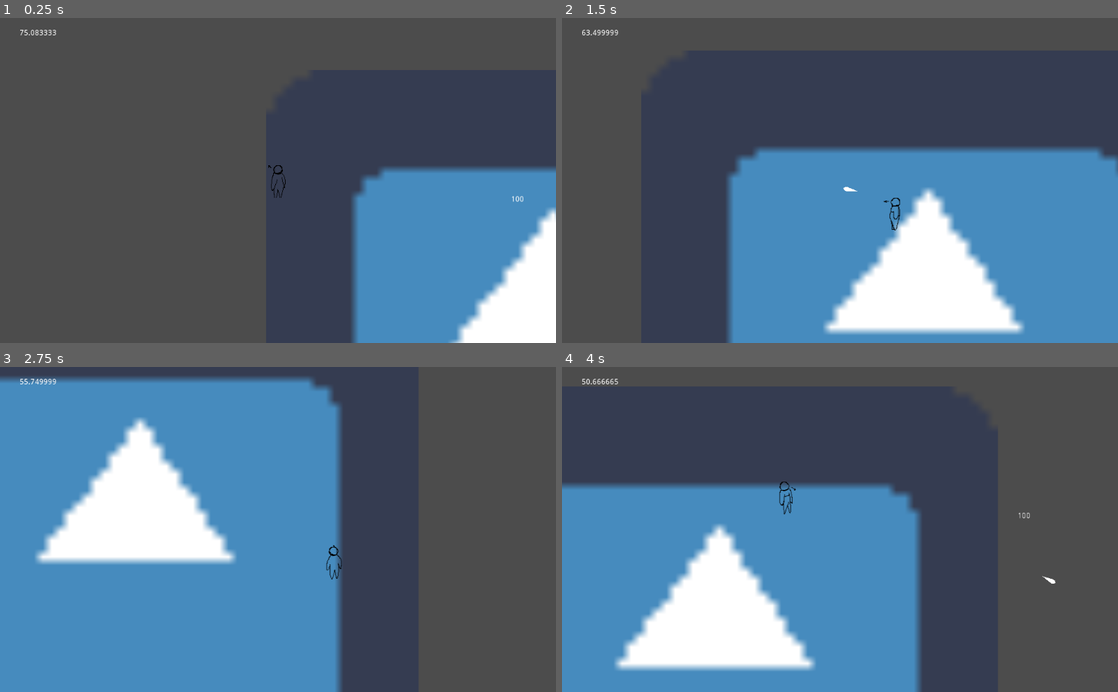
Above: before the commit, frames 1-4 (two rows, left to right).
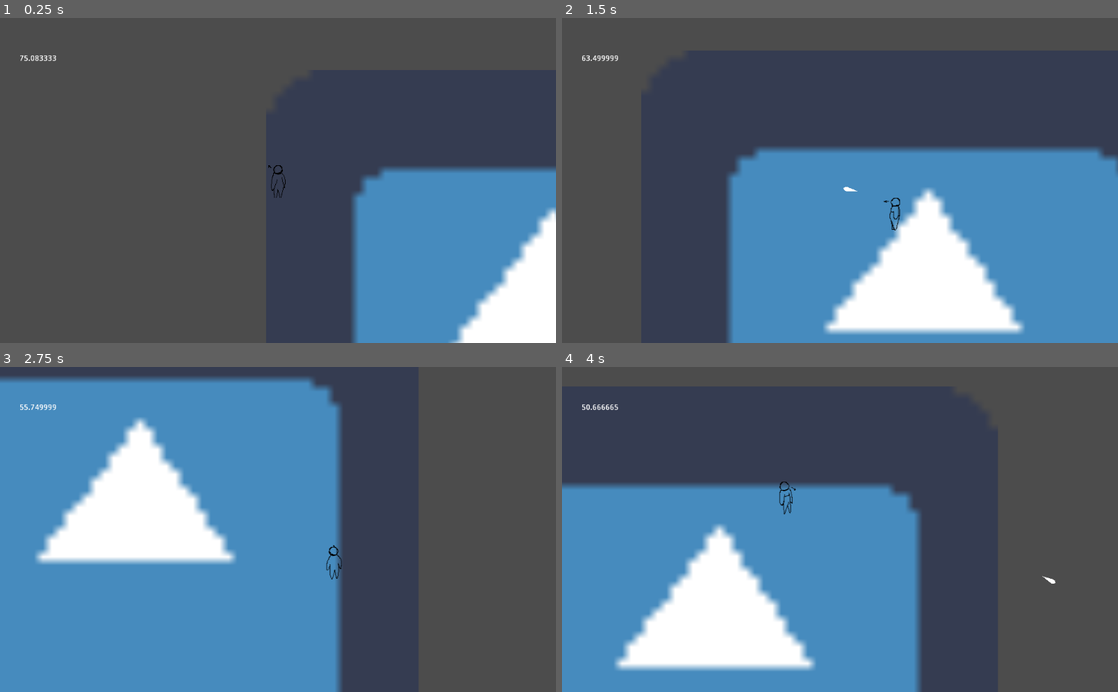
Above: after the commit, the same moments.

Repository: Aast12/Battle-City
Game: Godot game, scene res://Node.tscn
The game is run twice, just before and just after one commit, with the same random seed, the same clock (stepped at 60 frames per second) and the same inputs. The project has no main scene, so this scene is started directly. The engine's default icon, where the game draws it, is replaced by a stand-in: a white triangle on a blue panel in a dark square.
Inputs (mouse positions are in pixels of both pictures, inside the frame that each line leads up to):
- Up to frame 1 (0.25 s): no input
- Up to frame 2 (1.5 s): tap Enter at 0.5 s; move the mouse to (962, 164) at 0.52 s; hold D 0.53-1.28 s; hold Shift 0.53-1.28 s; click (962, 164) at 0.67 s; move the mouse to (728, 196) at 1.27 s; hold S from 1.28 s (still down); tap Shift at 1.35 s; click (728, 196) at 1.42 s
- Up to frame 3 (2.75 s): move the mouse to (333, 458) at 2.02 s; release S at 2.03 s; hold D from 2.03 s (still down); hold Shift from 2.03 s (still down); click (333, 458) at 2.17 s
- Up to frame 4 (4 s): move the mouse to (812, 594) at 2.77 s; release D at 2.78 s; release Shift at 2.78 s; hold W 2.78-3.53 s; tap Shift at 2.85 s; click (812, 594) at 2.92 s; move the mouse to (1006, 578) at 3.52 s; hold A from 3.53 s (still down); hold Shift from 3.53 s (still down); click (1006, 578) at 3.67 s

The runs differ from the first frame. In frame 1, 0.1% of the frame differs, in the area x 3-95%, y 3-57%; in frame 2, 0.1%; in frame 3, 0.1%; in frame 4, 0.1%, in the area x 3-85%, y 3-47%.
Error after the commit: Parse Error: Indented block expected after declaration of "_draw" function. (res://HP.gd:9)

Commit message:
hp label is now static

Diff:
--- a/source/HP.gd
+++ b/source/HP.gd
@@ -3,5 +3,7 @@
 var hud_hp
 
 func _process(delta):
-	hud_hp = get_parent().hp
+	hud_hp = get_parent().get_parent().get_parent().hp
 	text = str(hud_hp)
+
+func _draw():
--- a/source/Player.tscn
+++ b/source/Player.tscn
@@ -2,14 +2,14 @@
 
 [ext_resource path="res://Player.gd" type="Script" id=1]
 [ext_resource path="res://Bullet.tscn" type="PackedScene" id=2]
-[ext_resource path="res://Art/left.png" type="Texture" id=3]
-[ext_resource path="res://Art/right.png" type="Texture" id=4]
+[ext_resource path="res://Art/right.png" type="Texture" id=3]
+[ext_resource path="res://Art/left.png" type="Texture" id=4]
 [ext_resource path="res://Art/up.png" type="Texture" id=5]
 [ext_resource path="res://Art/down.png" type="Texture" id=6]
 [ext_resource path="res://Art/down_left.png" type="Texture" id=7]
-[ext_resource path="res://Art/up_left.png" type="Texture" id=8]
-[ext_resource path="res://Art/up_right.png" type="Texture" id=9]
-[ext_resource path="res://Art/down_right.png" type="Texture" id=10]
+[ext_resource path="res://Art/down_right.png" type="Texture" id=8]
+[ext_resource path="res://Art/up_left.png" type="Texture" id=9]
+[ext_resource path="res://Art/up_right.png" type="Texture" id=10]
 [ext_resource path="res://STAMINA.gd" type="Script" id=11]
 [ext_resource path="res://HP.gd" type="Script" id=12]
 
@@ -18,12 +18,12 @@
 animations = [ {
 "frames": [ ExtResource( 3 ) ],
 "loop": true,
-"name": "left",
+"name": "right",
 "speed": 5.0
 }, {
 "frames": [ ExtResource( 4 ) ],
 "loop": true,
-"name": "right",
+"name": "left",
 "speed": 5.0
 }, {
 "frames": [ ExtResource( 5 ) ],
@@ -43,17 +43,17 @@
 }, {
 "frames": [ ExtResource( 8 ) ],
 "loop": true,
-"name": "up left",
+"name": "down right",
 "speed": 5.0
 }, {
 "frames": [ ExtResource( 9 ) ],
 "loop": true,
-"name": "up right",
+"name": "up left",
 "speed": 5.0
 }, {
 "frames": [ ExtResource( 10 ) ],
 "loop": true,
-"name": "down right",
+"name": "up right",
 "speed": 5.0
 } ]
 _sections_unfolded = [ "Resource" ]
@@ -133,9 +133,9 @@
 anchor_right = 0.0
 anchor_bottom = 0.0
 margin_left = 36.0
-margin_top = 21.0
+margin_top = 68.0
 margin_right = 80.0
-margin_bottom = 35.0
+margin_bottom = 82.0
 rect_pivot_offset = Vector2( 0, 0 )
 rect_clip_content = false
 mouse_filter = 2
@@ -147,16 +147,37 @@
 max_lines_visible = -1
 script = ExtResource( 11 )
 
-[node name="HP" type="Label" parent="." index="4"]
+[node name="STAMINA2" type="Label" parent="Camera2d/CanvasLayer" index="1"]
 
 anchor_left = 0.0
 anchor_top = 0.0
 anchor_right = 0.0
 anchor_bottom = 0.0
-margin_left = 428.861
-margin_top = 28.4143
-margin_right = 468.861
-margin_bottom = 42.4143
+margin_left = 36.0
+margin_top = 68.0
+margin_right = 80.0
+margin_bottom = 82.0
+rect_pivot_offset = Vector2( 0, 0 )
+rect_clip_content = false
+mouse_filter = 2
+mouse_default_cursor_shape = 0
+size_flags_horizontal = 1
+size_flags_vertical = 4
+percent_visible = 1.0
+lines_skipped = 0
+max_lines_visible = -1
+script = ExtResource( 11 )
+
+[node name="HP" type="Label" parent="Camera2d/CanvasLayer" index="2"]
+
+anchor_left = 0.0
+anchor_top = 0.0
+anchor_right = 0.0
+anchor_bottom = 0.0
+margin_left = 37.0
+margin_top = 43.0
+margin_right = 77.0
+margin_bottom = 57.0
 rect_pivot_offset = Vector2( 0, 0 )
 rect_clip_content = false
 mouse_filter = 2
